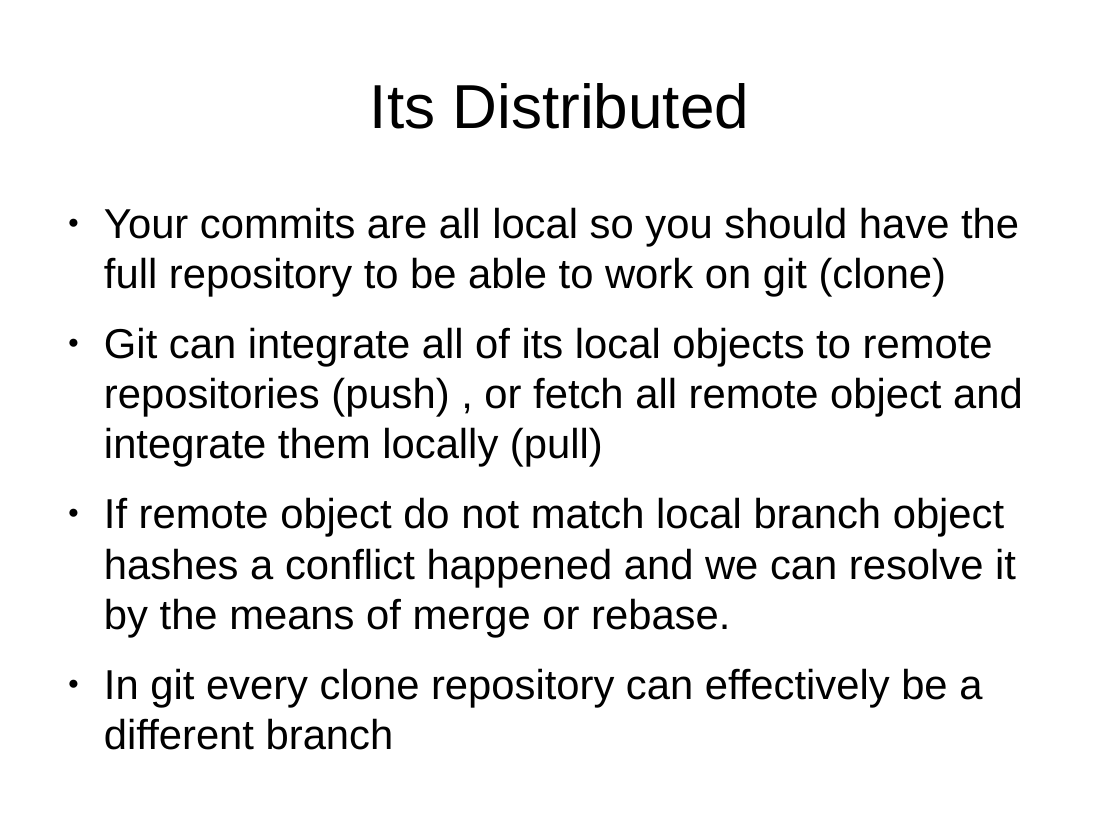
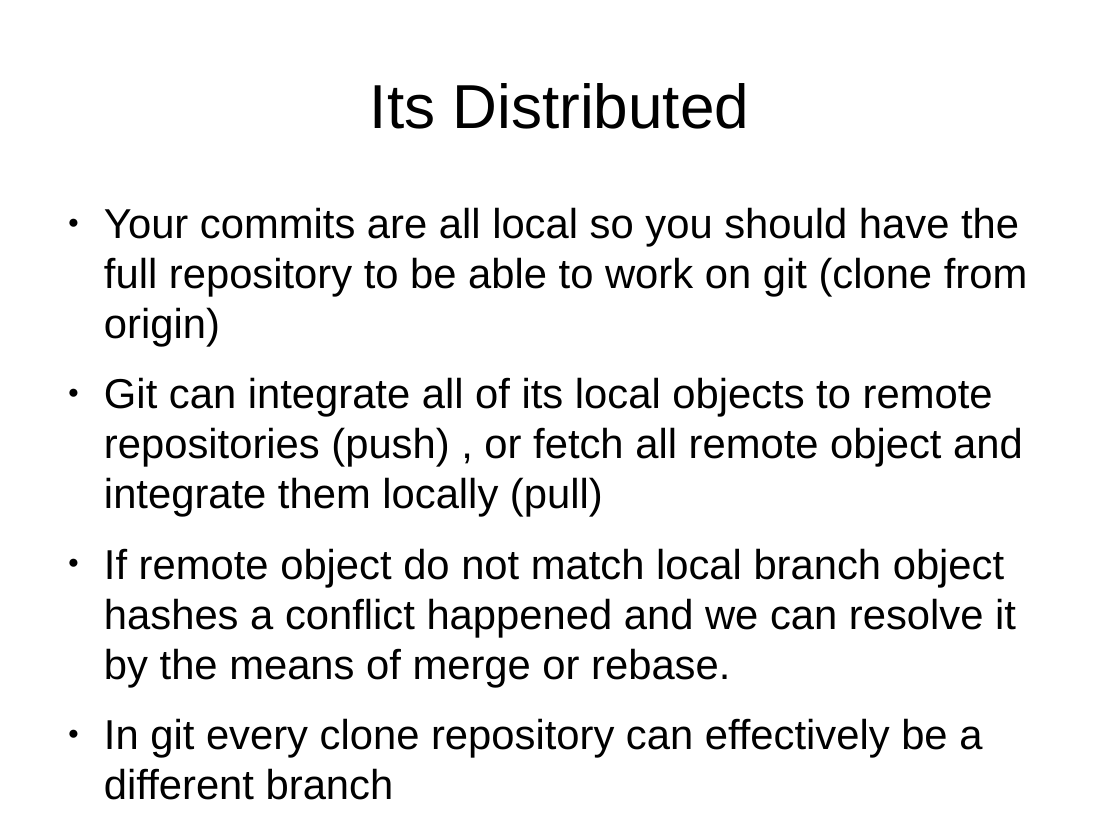
Before and after one commit to aminhjz-old/learngitthehardway, a slide deck: slide 21 of learngitthehardway.odp (slide 19 before the commit). Drawn at 1120x840 pixels with LibreOffice and Linux fonts; fonts in the diff are those of the drawing. Boxes give left, top, right and bottom in pixels: in the first picture for what was removed or moved away, otherwise in the second. Text is boxed around its words. In the diff, an @@ line names an element or a change of style, - is before the commit and + after.

```diff
--- a/learngitthehardway.odp
+++ b/learngitthehardway.odp
@@ text at box(104, 207, 1028, 347): text changed @@
-● Your commits are all local so you should have the full repository to be able to work on git (clone)
+● Your commits are all local so you should have the full repository to be able to work on git (clone from origin)
```
Also in this commit, not shown: 4 other slides changed, 3 slides added, 1 other file.
